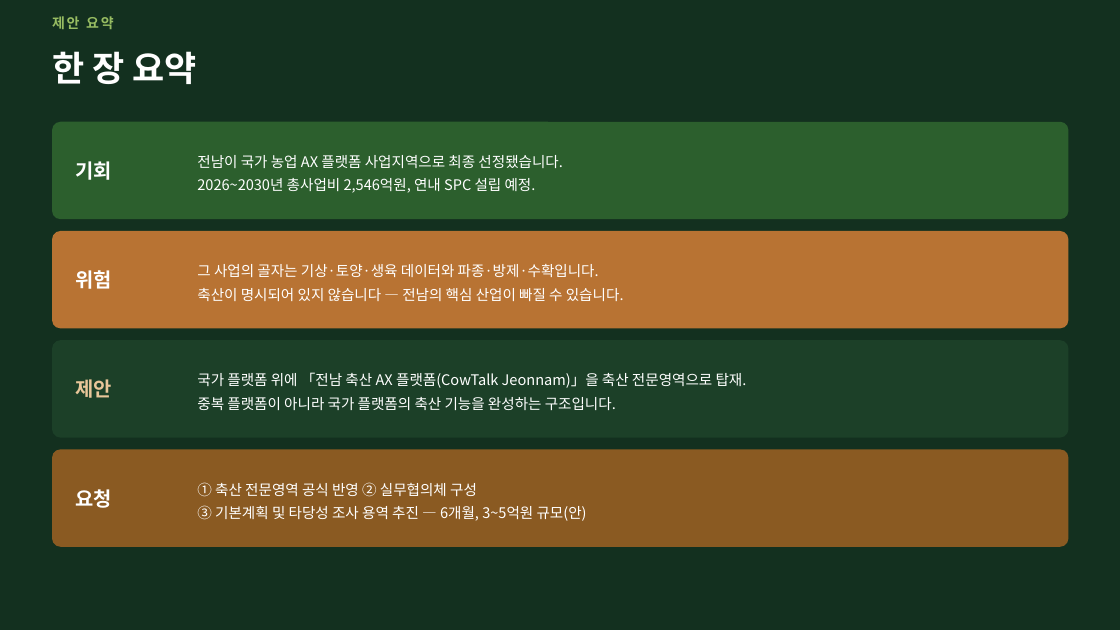
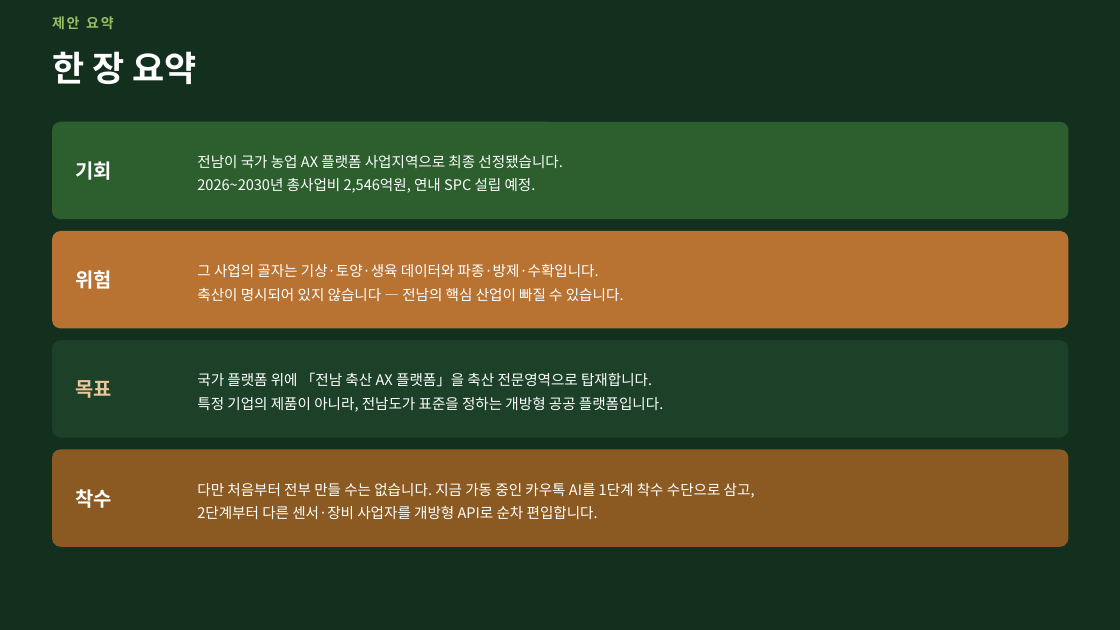
Before and after one commit to hhj3150/Dr-Ha--agent, a slide deck: slide 2 of deliverables/2026-08-03-jeonnam-province/전남축산AX플랫폼_정책제안.pptx. Drawn at 1120x630 pixels with LibreOffice and Linux fonts; fonts in the diff are those of the drawing. Boxes give left, top, right and bottom in pixels: in the first picture for what was removed or moved away, otherwise in the second. Text is boxed around its words. In the diff, an @@ line names an element or a change of style, - is before the commit and + after.

```diff
--- a/deliverables/2026-08-03-jeonnam-province/전남축산AX플랫폼_정책제안.pptx
+++ b/deliverables/2026-08-03-jeonnam-province/전남축산AX플랫폼_정책제안.pptx
@@ text at (x1=76, y1=380, x2=113, y2=398): text changed @@
-제안
+목표
@@ text at (x1=197, y1=372, x2=664, y2=412): text changed @@
-국가 플랫폼 위에 「전남 축산 AX 플랫폼(CowTalk Jeonnam)」을 축산 전문영역으로 탑재.
-중복 플랫폼이 아니라 국가 플랫폼의 축산 기능을 완성하는 구조입니다.
+국가 플랫폼 위에 「전남 축산 AX 플랫폼」을 축산 전문영역으로 탑재합니다.
+특정 기업의 제품이 아니라, 전남도가 표준을 정하는 개방형 공공 플랫폼입니다.
@@ text at (x1=76, y1=489, x2=113, y2=508): text changed @@
-요청
+착수
@@ text at (x1=197, y1=483, x2=755, y2=519): text changed @@
-① 축산 전문영역 공식 반영 ② 실무협의체 구성
-③ 기본계획 및 타당성 조사 용역 추진 — 6개월, 3~5억원 규모(안)
+다만 처음부터 전부 만들 수는 없습니다. 지금 가동 중인 카우톡 AI를 1단계 착수 수단으로 삼고,
+2단계부터 다른 센서·장비 사업자를 개방형 API로 순차 편입합니다.
```
Also in this commit, not shown: 5 other slides changed, 2 slides added, 2 other files.
